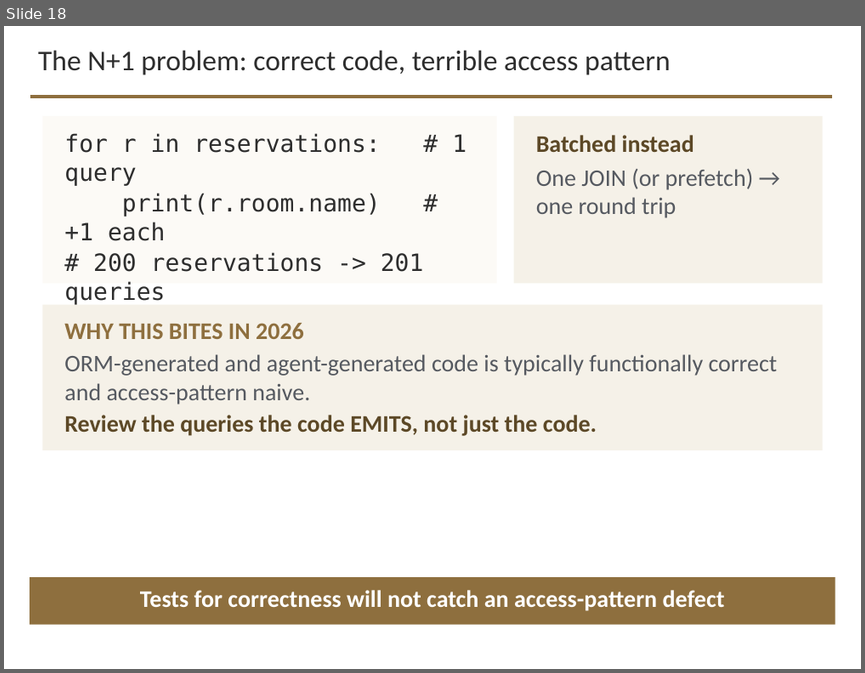
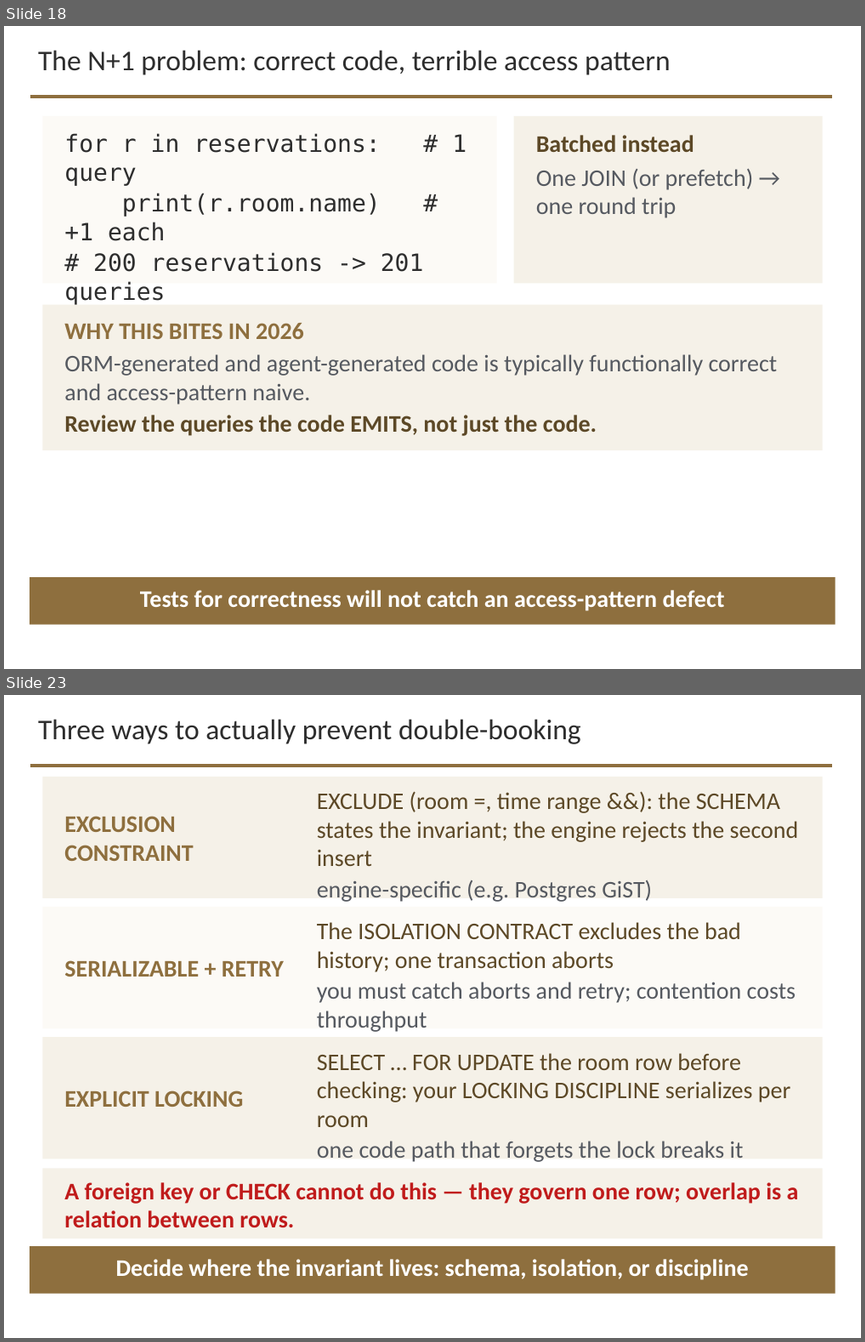
Before and after one commit to davisjam/model-based-agentic-software-engineering, a slide deck: course/lectures/act-3-software-in-the-world/02-compute-environments-and-data-management/3-2-Data-Management.pptx. Shown one above the other, each under a label of ours: slide 18 before the commit, slides 18 and 23 after it; the slides between them are not shown. The pictures are 865x673 and 865x1342 pixels, drawn with LibreOffice and Linux fonts; fonts in the diff are those of the drawing; background and template pictures are left out. Boxes give left, top, right and bottom in pixels: in the first picture for what was removed or moved away, otherwise in the second. Text is boxed around its words. In the diff, an @@ line names an element or a change of style, - is before the commit and + after.

```diff
--- a/course/lectures/act-3-software-in-the-world/02-compute-environments-and-data-management/3-2-Data-Management.pptx
+++ b/course/lectures/act-3-software-in-the-world/02-compute-environments-and-data-management/3-2-Data-Management.pptx
@@ slide 23 added at (x1=4, y1=695, x2=861, y2=1338), background #FFFFFF; not listed: 1 template element that a slide beside it also shows @@
@@ text added at (x1=38, y1=719, x2=581, y2=744), 24 pt, text #2D2D2D @@
+Three ways to actually prevent double-booking
@@ rectangle added at (x1=42, y1=777, x2=823, y2=898), fill #F5F1E8 @@
@@ text added at (x1=317, y1=791, x2=799, y2=902), 20 pt, text #5C4826 @@
+EXCLUDE (room =, time range &&): the SCHEMA states the invariant; the engine rejects the second insert
+engine-specific (e.g. Postgres GiST)
@@ text added at (x1=64, y1=816, x2=193, y2=861), 20 pt, text #8E6F3E, bold @@
+EXCLUSION CONSTRAINT
@@ rectangle added at (x1=42, y1=907, x2=823, y2=1028), fill #FCFAF6 @@
@@ text added at (x1=317, y1=922, x2=795, y2=1032), 20 pt, text #5C4826 @@
+The ISOLATION CONTRACT excludes the bad history; one transaction aborts
+you must catch aborts and retry; contention costs throughput
@@ text added at (x1=64, y1=960, x2=284, y2=976), 20 pt, text #8E6F3E, bold @@
+SERIALIZABLE + RETRY
@@ rectangle added at (x1=42, y1=1037, x2=823, y2=1158), fill #F5F1E8 @@
@@ text added at (x1=317, y1=1053, x2=790, y2=1162), 20 pt, text #5C4826 @@
+SELECT … FOR UPDATE the room row before checking: your LOCKING DISCIPLINE serializes per room
+one code path that forgets the lock breaks it
@@ text added at (x1=64, y1=1090, x2=243, y2=1106), 20 pt, text #8E6F3E, bold @@
+EXPLICIT LOCKING
@@ rectangle added at (x1=42, y1=1168, x2=823, y2=1238), fill #F5F1E8 @@
@@ text added at (x1=64, y1=1182, x2=799, y2=1227), 20 pt, text #C01B1B, bold @@
+A foreign key or CHECK cannot do this — they govern one row; overlap is a relation between rows.
@@ rectangle added at (x1=30, y1=1246, x2=835, y2=1293), fill #8E6F3E @@
@@ text added at (x1=116, y1=1259, x2=749, y2=1280), 20 pt, text #FFFFFF, bold @@
+Decide where the invariant lives: schema, isolation, or discipline
```
Also in this commit, not shown: 5 other slides added.
